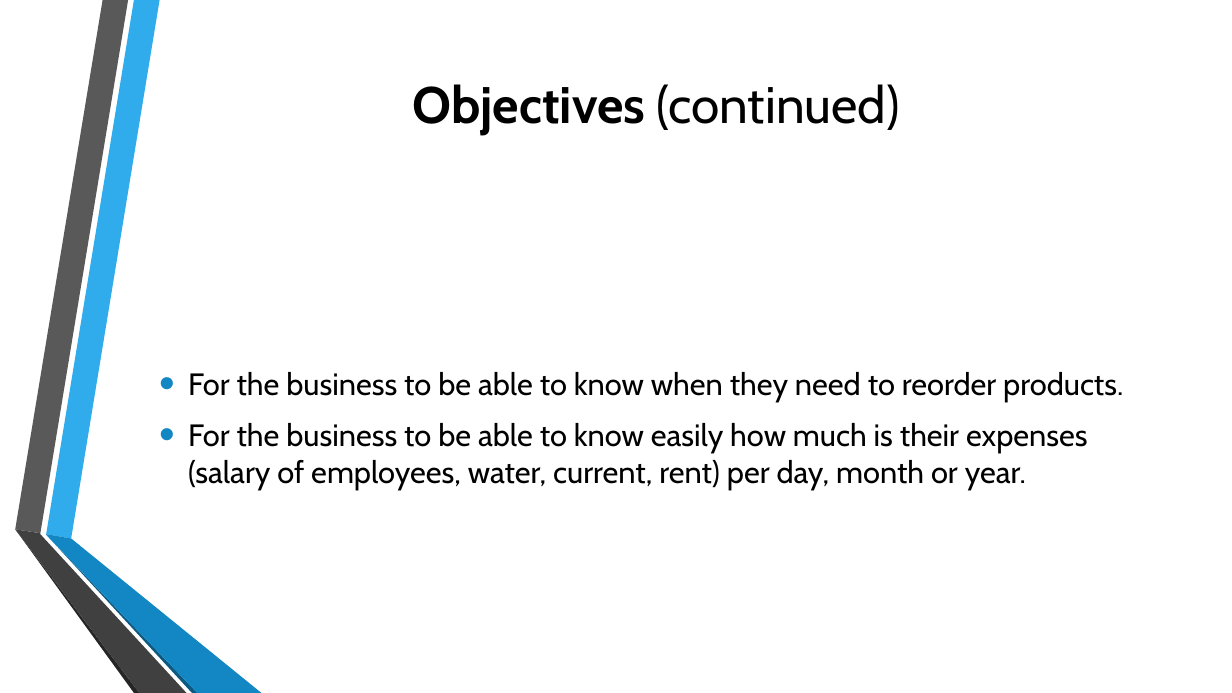
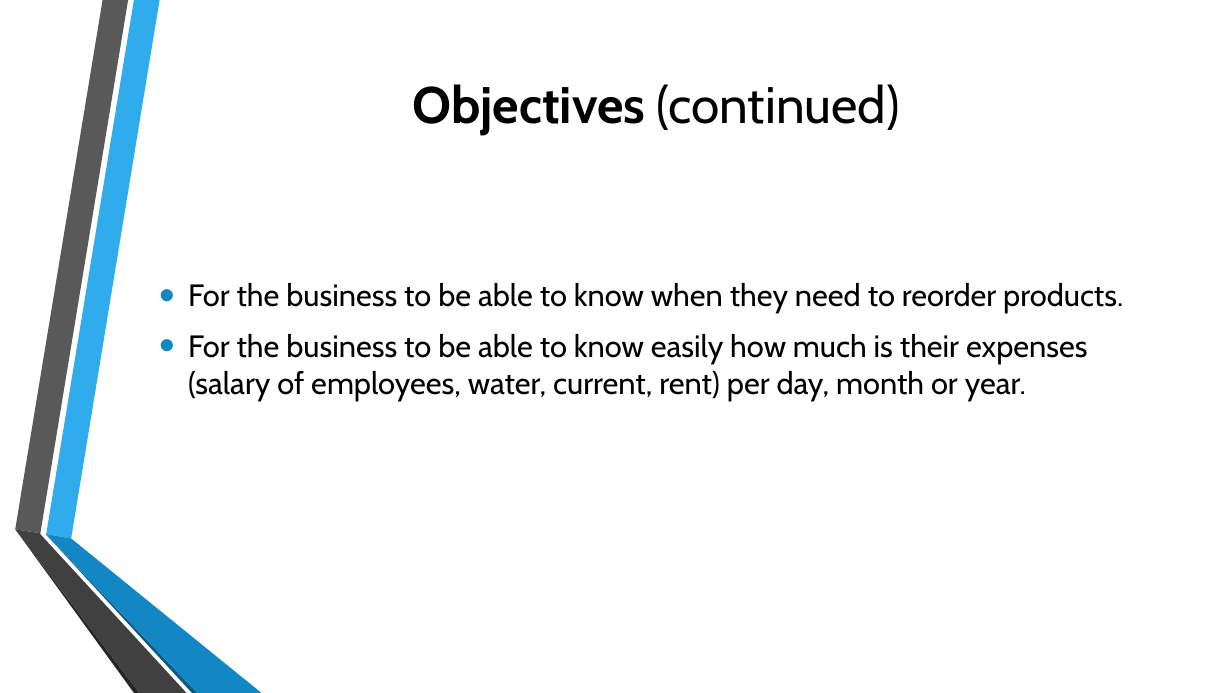
Before and after one commit to jgtadeo/Project--MOBAPPL, a slide deck: slide 4 of Mobile Application.pptx. Drawn at 1232x693 pixels with LibreOffice and Linux fonts; fonts in the diff are those of the drawing; background and template pictures are left out. Boxes give left, top, right and bottom in pixels: in the first picture for what was removed or moved away, otherwise in the second. Text is boxed around its words. In the diff, an @@ line names an element or a change of style, - is before the commit and + after.

Commit message:
updated ppt

```diff
--- a/Mobile Application.pptx
+++ b/Mobile Application.pptx
@@ text "For the business to be ...": place and size @@
-text "For the business to be ..." at [188, 372, 1123, 490]
+text "For the business to be ..." at [188, 283, 1123, 401]
```
Also in this commit, not shown: 1 slide removed.
